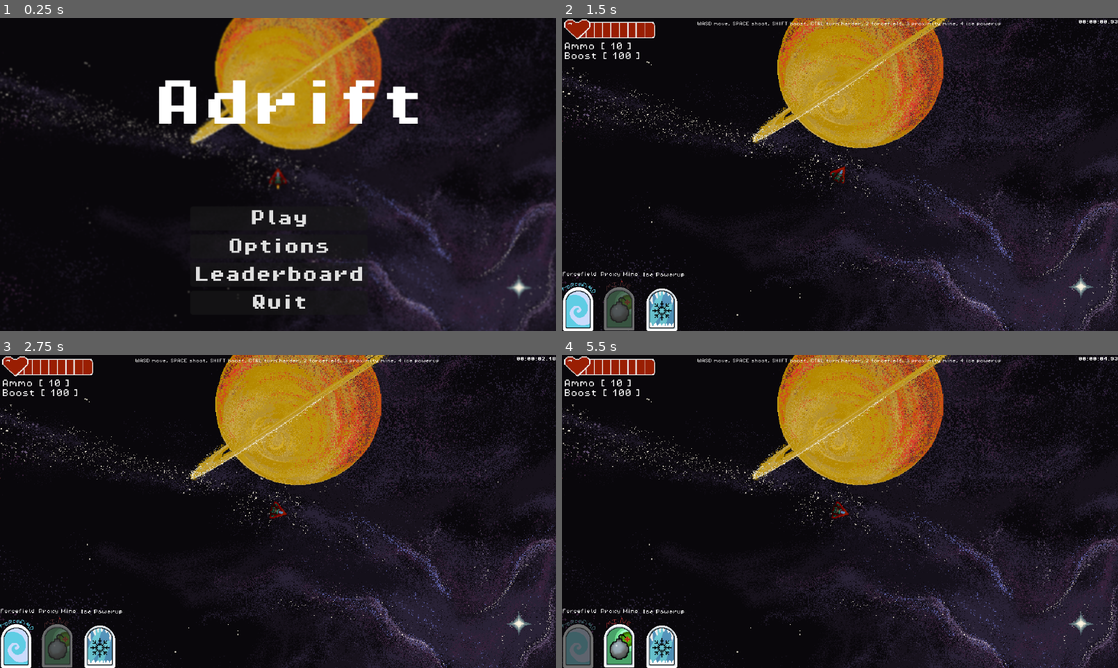
Above: before the commit, frames 1-4 (two rows, left to right).
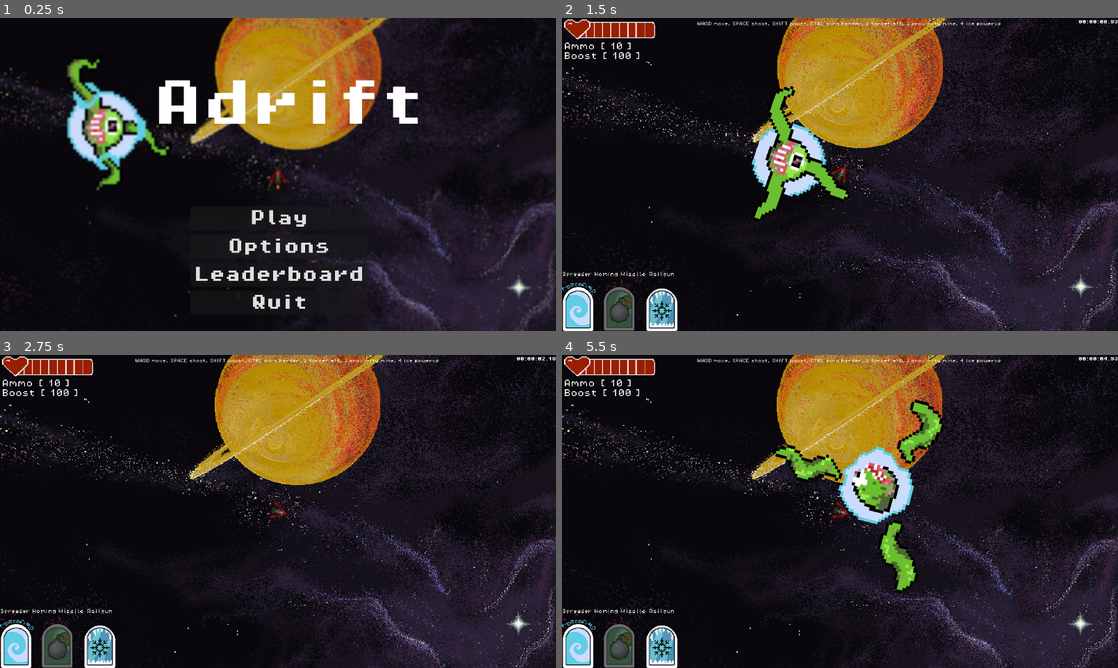
Above: after the commit, the same moments.

Repository: rylanharwood2/Adrift
Game: Godot game, scene res://game/global_ish/game.tscn
Same seed, same stepped clock (60 frames per second), same inputs: the game is played once before the commit and once after it.
Inputs (mouse positions are in pixels of both pictures, inside the frame that each line leads up to):
- Up to frame 1 (0.25 s): no input
- Up to frame 2 (1.5 s): click "Play" at 0.5 s; move the mouse to (962, 158) at 1.27 s; hold D (move_right) from 1.28 s (still down); hold 3 (activate_homing_missile) from 1.28 s (still down); click (962, 158) at 1.42 s
- Up to frame 3 (2.75 s): release D (move_right) at 2 s; release 3 (activate_homing_missile) at 2 s; drag from (166, 527) to (250, 574) at 2.02 s
- Up to frame 4 (5.5 s): move the mouse to (895, 442) at 2.77 s; hold D (move_right) 2.78-3.5 s; hold 2 (activate_spreader) 2.78-3.5 s; drag from (812, 574) to (673, 464) at 3.52 s; move the mouse to (1006, 558) at 4.27 s; hold Left (move_left) 4.28-5 s; tap Space (shoot) at 4.35 s; tap R (restart) at 4.9 s; drag from (673, 464) to (756, 433) at 5.02 s

The runs differ from the first frame. In frame 1, 3.3% of the frame differs, in the area x 12-31%, y 13-56%; in frame 2, 5.2%; in frame 3, 11%; in frame 4, 16%, in the area x 0-100%, y 0-100%.
Error before the commit: Cannot call method 'instantiate' on a null value. (res://game/entities/creatures/player/player.gd:132)

Commit message:
adjusting ui

Diff:
--- a/game/entities/creatures/player/player.gd
+++ b/game/entities/creatures/player/player.gd
@@ -42,7 +42,7 @@
 
 ## Powerups
 # weapon enabled flags
-var spreader_enabled  : bool = true
+var spreader_enabled  : bool = false
 var homing_missile_enabled  : bool = true
 var railgun_enabled : bool = true
 
--- a/game/global_ish/game.tscn
+++ b/game/global_ish/game.tscn
@@ -9,6 +9,7 @@
 [ext_resource type="PackedScene" uid="uid://baf7exhdloebg" path="res://game/ui_components/hud_ui.tscn" id="7_sxbnq"]
 [ext_resource type="PackedScene" uid="uid://iuddfgyfngi5" path="res://game/ui_components/victory_screen.tscn" id="8_j56ax"]
 [ext_resource type="AudioStream" uid="uid://dvq2d8dai8kry" path="res://assets/sfx/Game music 2.mp3" id="10_cg0uc"]
+[ext_resource type="PackedScene" uid="uid://bgr8mv6xl4dam" path="res://game/entities/creatures/enemies/helheim_king_of_slime.tscn" id="10_gf4vb"]
 [ext_resource type="PackedScene" uid="uid://cyuex3c4uchf7" path="res://game/global_ish/leaderboard.tscn" id="12_dinhu"]
 [ext_resource type="Script" uid="uid://bb3qo4yasb62a" path="res://game/ui_components/joystick.gd" id="13_kvuet"]
 [ext_resource type="Script" uid="uid://b2186vav488pa" path="res://game/ui_components/touch_buttons.gd" id="14_trtic"]
@@ -75,6 +76,9 @@
 visible = false
 
 [node name="leaderboard" parent="menus" instance=ExtResource("12_dinhu")]
+
+[node name="helheim" parent="menus" instance=ExtResource("10_gf4vb")]
+position = Vector2(-276, -70)
 
 [node name="enemy_spawn_points" type="Node" parent="."]
 
--- a/game/ui_components/hud_ui.tscn
+++ b/game/ui_components/hud_ui.tscn
@@ -303,14 +303,14 @@
 
 [node name="Label" type="Label" parent="ice_powerup_icon"]
 z_index = 1
-offset_left = -40.000008
-offset_top = -77.000015
-offset_right = 40.158104
-offset_bottom = -63.787125
+offset_left = -27.000008
+offset_top = -78.000015
+offset_right = 53.158104
+offset_bottom = -64.787125
 scale = Vector2(1.182812, 1.182812)
 theme_override_fonts/font = ExtResource("1_aowct")
 theme_override_font_sizes/font_size = 8
-text = "Ice Powerup"
+text = "Railgun"
 
 [node name="TextureProgressBar" type="TextureProgressBar" parent="ice_powerup_icon"]
 self_modulate = Color(0.18431373, 0.18431373, 0.18039216, 0.6901961)
@@ -358,7 +358,7 @@
 scale = Vector2(1.0831504, 1.0831504)
 theme_override_fonts/font = ExtResource("1_aowct")
 theme_override_font_sizes/font_size = 8
-text = "Forcefield"
+text = "Spreader"
 
 [node name="proxy_mine_icon" type="Sprite2D" parent="."]
 clip_children = 2
@@ -384,13 +384,13 @@
 
 [node name="Label" type="Label" parent="proxy_mine_icon"]
 z_index = 1
-offset_left = -39.0
+offset_left = -52.0
 offset_top = -69.0
-offset_right = 31.756569
+offset_right = 39.0
 offset_bottom = -58.517548
 scale = Vector2(1.1689442, 1.1689442)
 theme_override_fonts/font = ExtResource("1_aowct")
 theme_override_font_sizes/font_size = 8
-text = "Proxy Mine"
+text = "Homing Missile"
 
 [connection signal="timeout" from="message_timer" to="." method="_on_message_timer_timeout"]
--- a/game/ui_components/victory_screen.gd
+++ b/game/ui_components/victory_screen.gd
@@ -8,7 +8,7 @@
 	$blur_layer.material.set_shader_parameter("amount", 1)
 	show()
 
-#
+
 	#
 	#var final_time = await SignalBus.get_final_time
 	#if best:
@@ -22,7 +22,6 @@
 
 
 func detect_personal_best():
-	pass #TODO detect if internet connection deleteme
 	SignalBus.get_personal_best.emit()
 	var was_best : bool = await SignalBus.personal_best_verified
 	print("was_best", was_best)
Not shown: 1 places in game/global_ish/game.tscn that only renumber resources
